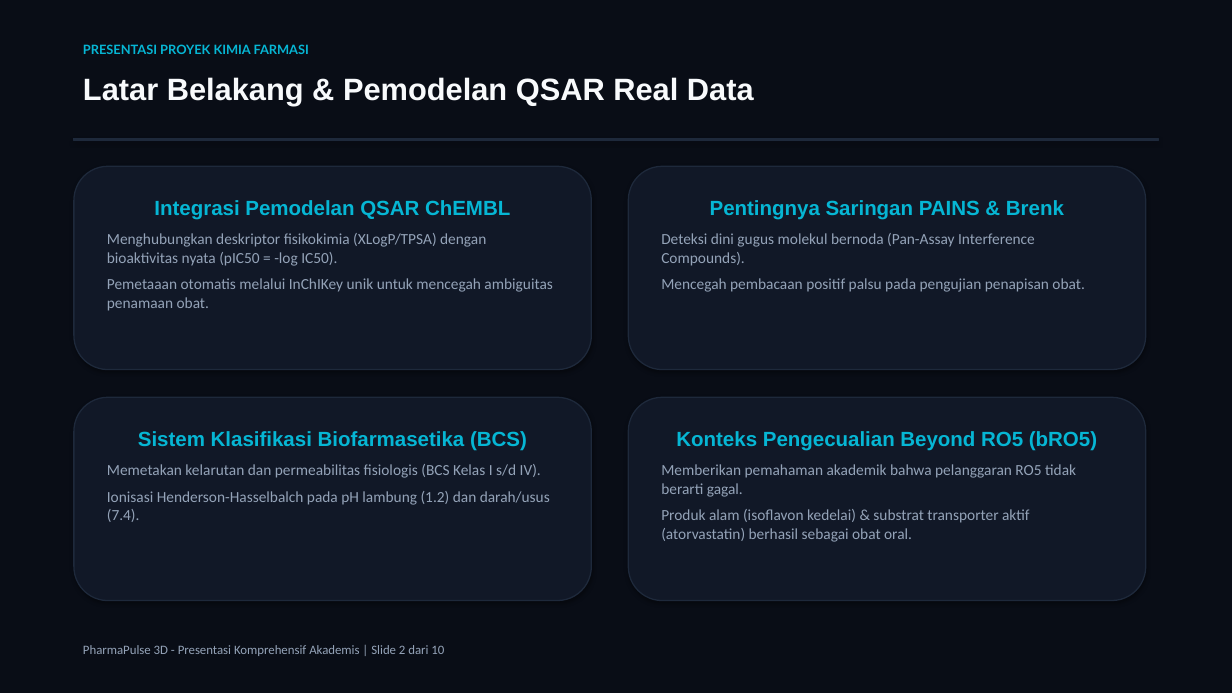
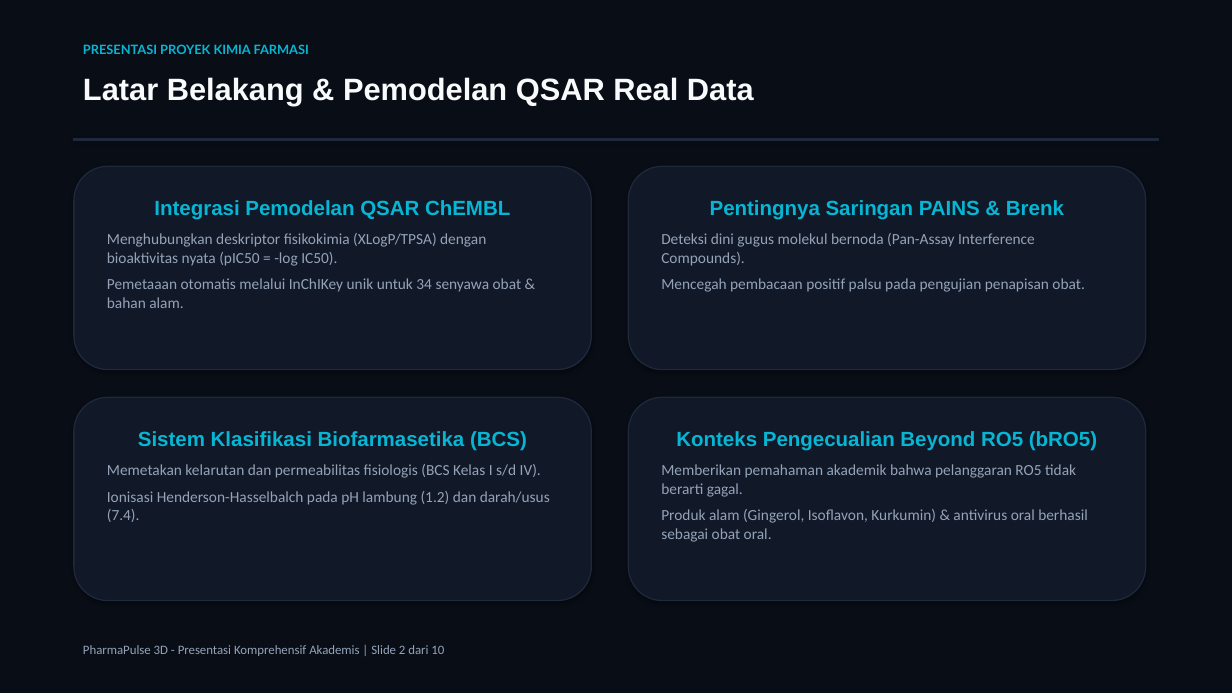
Before and after one commit to novarani1511/pharmapulse-3d, a slide deck: slide 2 of Presentasi_PharmaPulse_3D.pptx. Drawn at 1232x693 pixels with LibreOffice and Linux fonts; fonts in the diff are those of the drawing. Boxes give left, top, right and bottom in pixels: in the first picture for what was removed or moved away, otherwise in the second. Text is boxed around its words. In the diff, an @@ line names an element or a change of style, - is before the commit and + after.

```diff
--- a/Presentasi_PharmaPulse_3D.pptx
+++ b/Presentasi_PharmaPulse_3D.pptx
@@ text in rounded rectangle at bbox=[107, 278, 522, 308]: text changed @@
-Pemetaaan otomatis melalui InChIKey unik untuk mencegah ambiguitas penamaan obat.
+Pemetaaan otomatis melalui InChIKey unik untuk 34 senyawa obat & bahan alam.
@@ text in rounded rectangle at bbox=[661, 509, 1088, 542]: text changed @@
-Produk alam (isoflavon kedelai) & substrat transporter aktif (atorvastatin) berhasil sebagai obat oral.
+Produk alam (Gingerol, Isoflavon, Kurkumin) & antivirus oral berhasil sebagai obat oral.
```
Also in this commit, not shown: 8 other slides changed, 2 other files.
